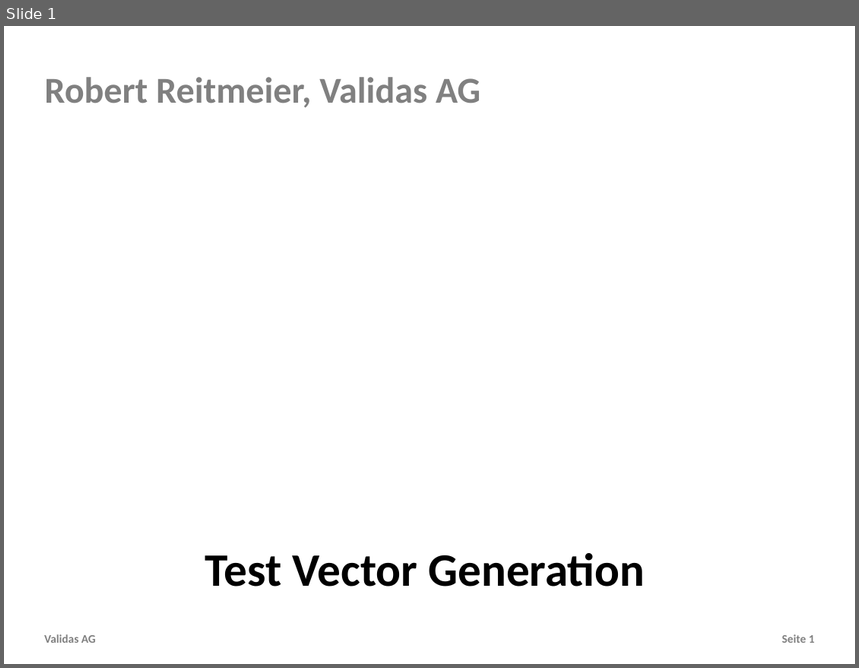
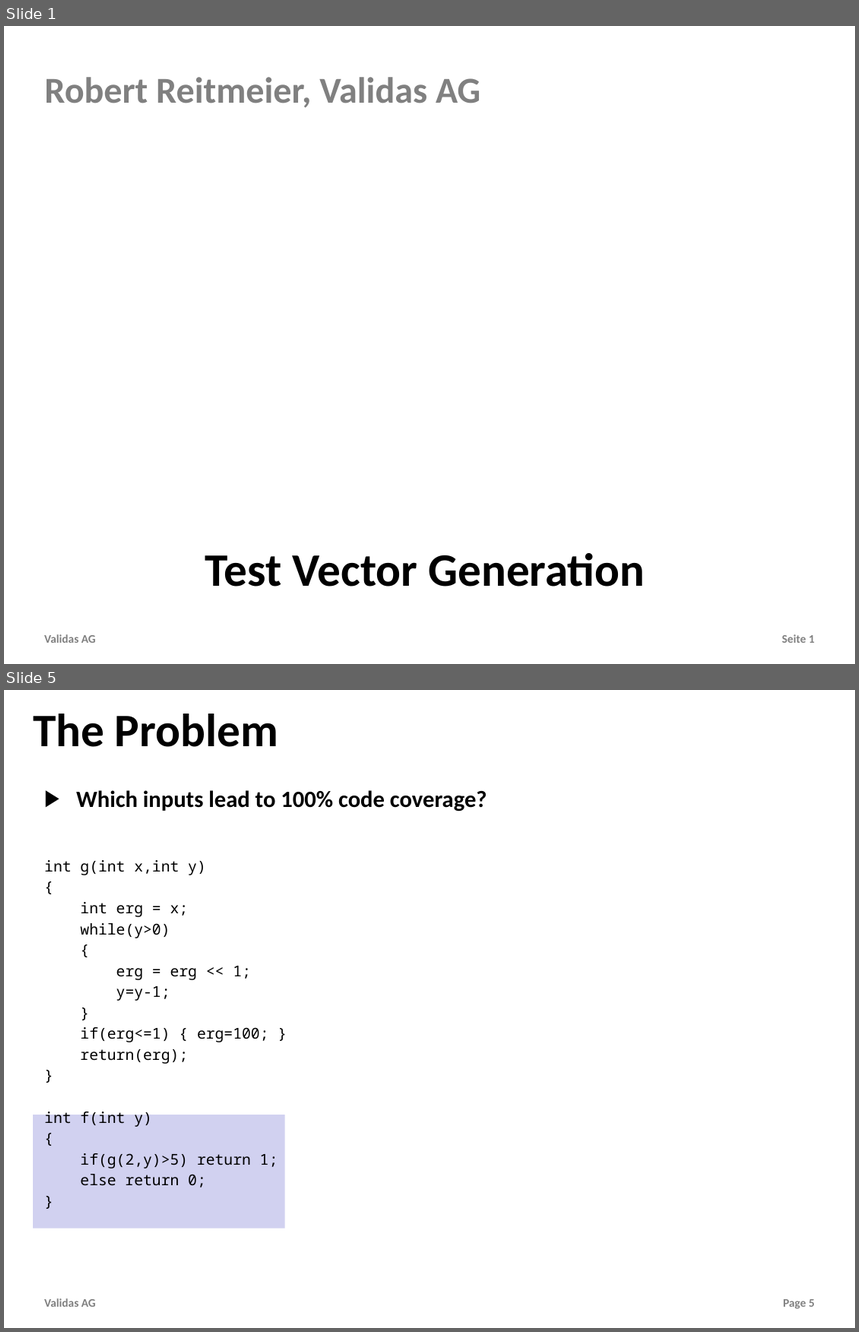
Before and after one commit to theoremprover/tvg, a slide deck: Vortraege/TestVectorGenerator.pptx. Shown one above the other, each under a label of ours: slide 1 before the commit, slides 1 and 5 after it; the slides between them are not shown. The pictures are 859x668 and 859x1332 pixels, drawn with LibreOffice and Linux fonts; fonts in the diff are those of the drawing; background and template pictures are left out. Boxes give left, top, right and bottom in pixels: in the first picture for what was removed or moved away, otherwise in the second. Text is boxed around its words. In the diff, an @@ line names an element or a change of style, - is before the commit and + after.

```diff
--- a/Vortraege/TestVectorGenerator.pptx
+++ b/Vortraege/TestVectorGenerator.pptx
@@ slide 5 added at (4,690,855,1328), background #FFFFFF; not listed: 1 template element that a slide beside it also shows @@
@@ title added at (33,714,278,747), 56 pt, text #000000, bold @@
+The Problem
@@ text added at (44,790,487,1188), 18 pt, text #000000 @@
+▶ Which inputs lead to 100% code coverage?
+int g(int x,int y)
+{
+int erg = x;
+while(y>0)
+{
+erg = erg << 1;
+y=y-1;
+}
+if(erg<=1) { erg=100; }
+return(erg);
+}
+int f(int y)
+{
+if(g(2,y)>5) return 1;
+else return 0;
+}
@@ rectangle added at (33,1115,284,1229), fill #D1D1F0 @@
@@ page number added at (783,1300,815,1309), 14 pt, text #808080, bold @@
+Page 5
```
Also in this commit, not shown: 3 slides changed, 1 other slide added, 2 slides removed, 1 other file.
